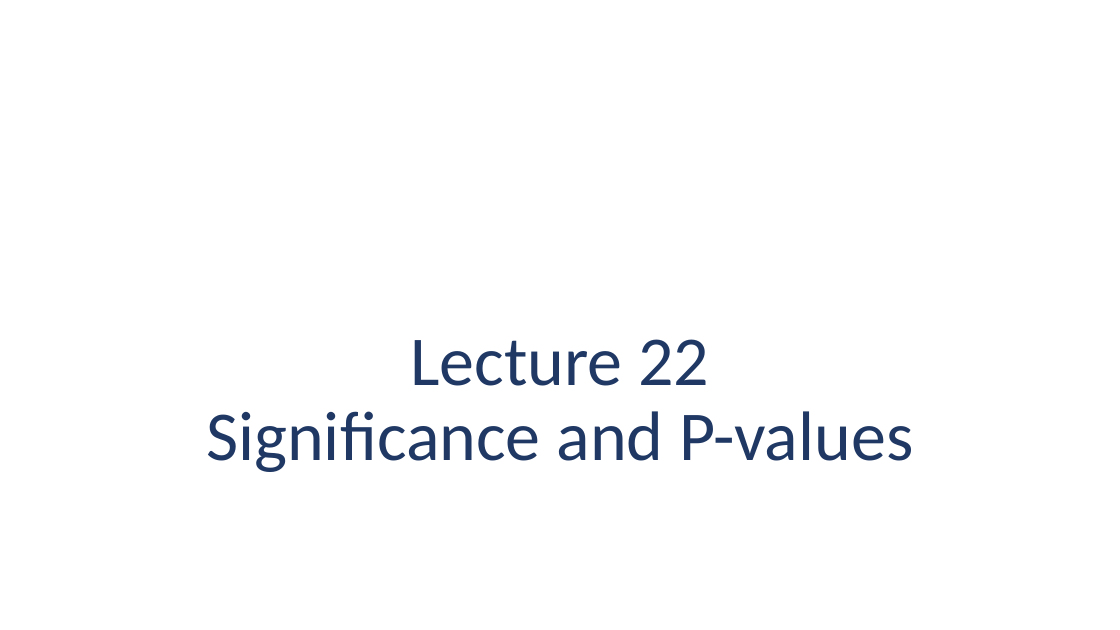
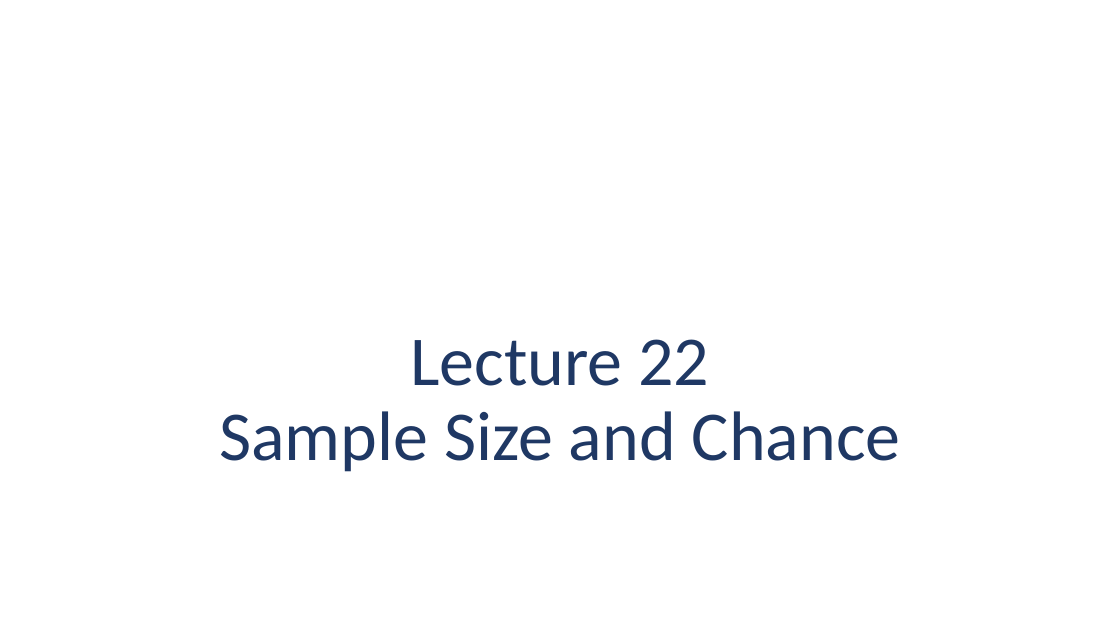
Before and after one commit to Jarred6068/Kvamme_UI_STAT251, a slide deck: slide 1 of docs/lecture_slides/Week 10/2026/Week10_Lecture22_Slides_10_26_2026.pptx. Drawn at 1120x630 pixels with LibreOffice and Linux fonts; fonts in the diff are those of the drawing. Boxes give left, top, right and bottom in pixels: in the first picture for what was removed or moved away, otherwise in the second. Text is boxed around its words. In the diff, an @@ line names an element or a change of style, - is before the commit and + after.

```diff
--- a/docs/lecture_slides/Week 10/2026/Week10_Lecture22_Slides_10_26_2026.pptx
+++ b/docs/lecture_slides/Week 10/2026/Week10_Lecture22_Slides_10_26_2026.pptx
@@ title at box(219, 339, 901, 472): text changed @@
-Lecture 22
-Significance and P-values
+Lecture 22
+Sample Size and Chance
```
Also in this commit, not shown: 9 slides removed, 40 other files.
